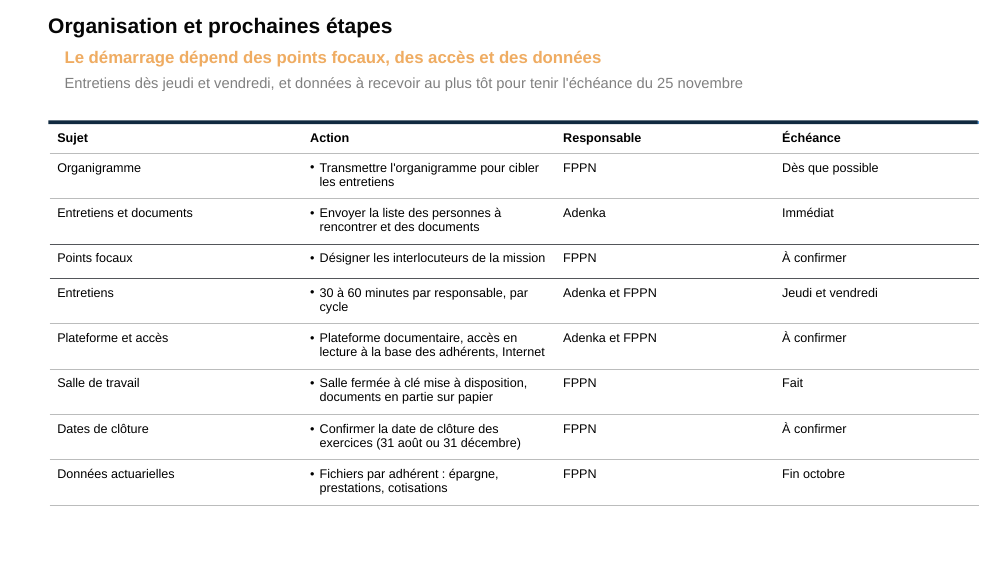
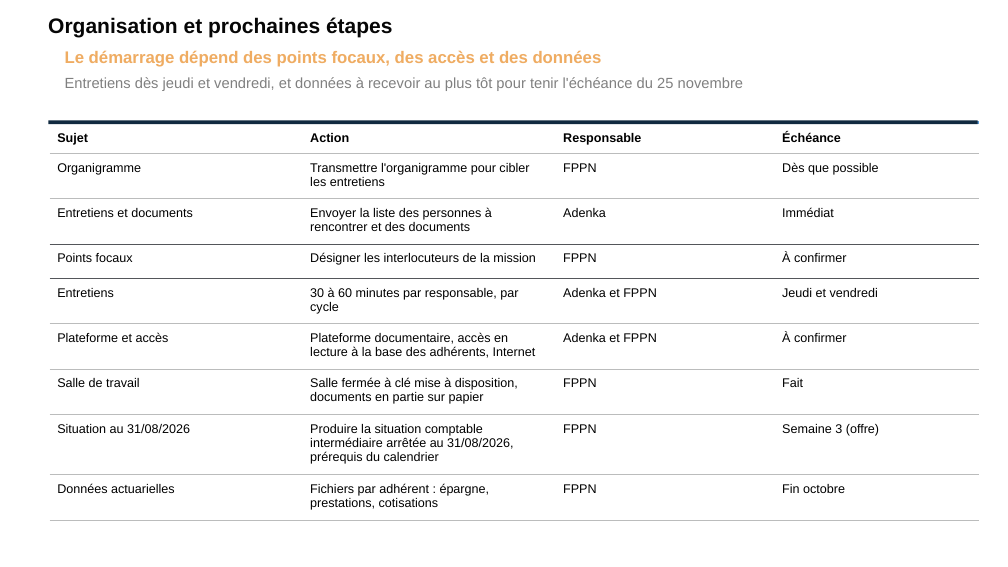
Before and after one commit to siakoel-art/FPPN, a slide deck: slide 11 of FPPN_CR_reunion_de_lancement_Adenka_20261014.pptx (slide 7 before the commit). Drawn at 1008x567 pixels with LibreOffice and Linux fonts; fonts in the diff are those of the drawing; background and template pictures are left out. Boxes give left, top, right and bottom in pixels: in the first picture for what was removed or moved away, otherwise in the second. Text is boxed around its words. In the diff, an @@ line names an element or a change of style, - is before the commit and + after.

```diff
--- a/FPPN_CR_reunion_de_lancement_Adenka_20261014.pptx
+++ b/FPPN_CR_reunion_de_lancement_Adenka_20261014.pptx
@@ table at [50, 123, 980, 514] @@
-row 8: Dates de clôture | Confirmer la date de clôture des exercices (31 août ou 31 décembre) | FPPN | À confirmer
+row 8: Situation au 31/08/2026 | Produire la situation comptable intermédiaire arrêtée au 31/08/2026, prérequis du calendrier | FPPN | Semaine 3 (offre)
@@ bullet • to none @@
@@ list level 2 to 1 in "Transmettre l'organigramme pour cibler les ..." @@
@@ list level 2 to 1 in "Envoyer la liste des personnes ..." @@
@@ list level 2 to 1 in "Désigner les interlocuteurs de la ..." @@
@@ list level 2 to 1 in "30 à 60 minutes par ..." @@
@@ list level 2 to 1 in "Plateforme documentaire, accès en lecture ..." @@
@@ list level 2 to 1 in "Salle fermée à clé mise ..." @@
@@ list level 2 to 1 in "Fichiers par adhérent : épargne, ..." @@
```
Also in this commit, not shown: 3 other slides changed, 4 slides added.
